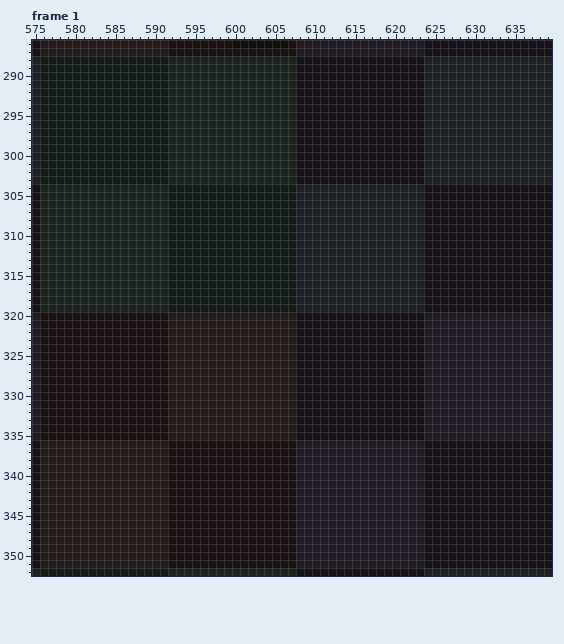
Pixel-art file -- assets/sprites/atlas/hpl.rework.ase. The first picture shows the starting point.
736x736 pixels, 9 frames. Colours within 5 levels of each other are drawn and written as one. Shown: frame 1: x 575..639, y 286..352. The commit also changed other frames or places, which this record leaves out.
After the commit:
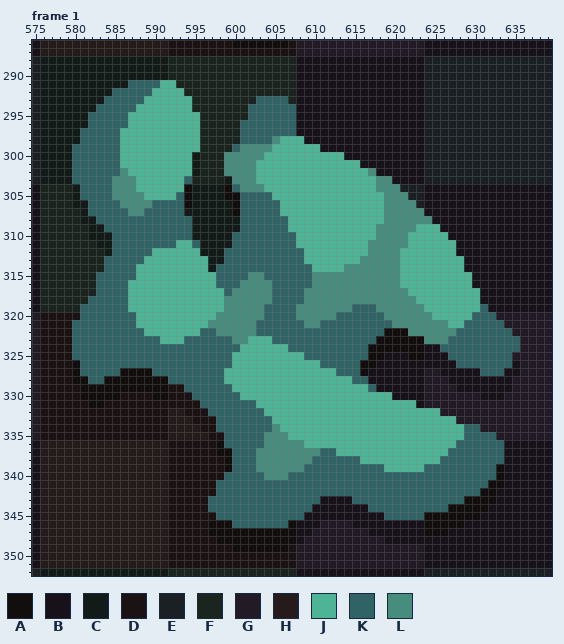
Palette (. is transparent): A #130e0e  B #171219  C #131b18  D #1b1313  E #1b2025  F #1b251f  G #221b25  H #251b1b  J #4db595  K #306365  L #468d7d
From old to new:
Changed rows in their new state; - is an unchanged pixel.
Frame 1, layer "cont":
first column x 580:
291 -------KKKKJJ-------------------------------------------
292 -----KKKKKJJJJ------------------------------------------
293 ----KKKKKJJJJJJ--------KKKK-----------------------------
294 ---KKKKKJJJJJJJ-------KKKKKK----------------------------
295 --KKKKKJJJJJJJJJ------KKKKKK----------------------------
296 --KKKKKJJJJJJJJJ-----KKKKKKK----------------------------
297 -KKKKKJJJJJJJJJJ-----KKKKKKK----------------------------
298 -KKKKKJJJJJJJJJJ-----KKKKLJJJ---------------------------
299 KKKKKKJJJJJJJJJJ----KLLLLJJJJJJ-------------------------
300 KKKKKKJJJJJJJJJC---LLLLLJJJJJJJJJJ----------------------
301 KKKKKKJJJJJJJJJC---LLLLJJJJJJJJJJJJJ--------------------
302 KKKKKKLJJJJJJJJC---LLLLJJJJJJJJJJJJJJL------------------
303 KKKKKLLLJJJJJJK----CLLLJJJJJJJJJJJJJJJLL----------------
304 CKKKKLLLJJJJJJA----AKLLLJJJJJJJJJJJJJJLLL---------------
305 CKKKKLLLLJJJJKA----AAKKKKJJJJJJJJJJJJJJLLL--------------
306 CCKKKKLLLLKKKKA-----AKKKKKJJJJJJJJJJJJJLLLL-------------
307 -CKKKKKLLKKKKK------AKKKKKJJJJJJJJJJJJJLLLLL------------
308 -CCKKKKKKKKKKKK------KKKKKKJJJJJJJJJJJJLLLLLL-----------
309 --CCKKKKKKKKKKK------KKKKKKJJJJJJJJJJJLLLLLJJJ----------
310 --CCCKKKKKKKKKK-----KKKKKKKKJJJJJJJJJJLLLLJJJJJ---------
311 ---CCKKKKKKKKJJK----KKKKKKKKJJJJJJJJJLLLLLJJJJJJ--------
312 ----CKKKKKJJJJJJ---KKKKKKKKKKJJJJJJJJLLLLJJJJJJJ--------
313 ----KKKKKJJJJJJJJ--KKKKKKKKKKJJJJJJJLLLLLJJJJJJJJ-------
314 ----KKKKJJJJJJJJJ-KKKKKKKKKKKKJJJJLLLLLLLJJJJJJJJ-------
315 ---KKKKKJJJJJJJJJJKKKKLLKKKKKKLLLLLLLLLLLJJJJJJJJJ------
316 ---KKKKJJJJJJJJJJJKKKLLLLKKKKKLLLLLLLLLLLJJJJJJJJJ------
317 ---KKKKJJJJJJJJJJJJKLLLLLKKKKLLLLLLLLLLLLLJJJJJJJJJ-----
318 --KKKKKJJJJJJJJJJJJLLLLLLKKKKLLLLLLLLLLLLLLJJJJJJJJ-----
319 -KKKKKKJJJJJJJJJJJJLLLLLKKKKLLLLLLLKKKLLLLLLJJJJJJJK----
320 -KKKKKKKJJJJJJJJJJLLLLLLKKKKLLLLLKKKKKKLLLLLLJJJJJKKK---
321 KKKKKKKKJJJJJJJJJLLLLLLKKKKKKLLKKKKKKKKKLLLLLLLJJKKKKK--
322 KKKKKKKKKJJJJJJJKKLLLLLKKKKKKKKKKKKKKKKAAALLLLLLKKKKKKK-
323 KKKKKKKKKKKJJJKKKKKKLLJJJKKKKKKKKKKKKKAAAAAALLLKKKKKKKKK
324 KKKKKKKKKKKKKKKKKKKKKJJJJJJKKKKKKKKKKAAAAAAABBKKKKKKKKKK
325 KKKKKKKKKKKKKKKKKKKKJJJJJJJJJKKKKKKKKAA---AABBBKKKKKKKK-
326 AKKKKKKKKKKKKKKKKKKKJJJJJJJJJJJKKKKKAA------BBBBKKKKKKKB
327 AKKKKKAAAAKKKKKKKKKJJJJJJJJJJJJJJKKKA---------BBBBBKKKBB
328 AAKKAAAAAAAAKKKKKKKJJJJJJJJJJJJJJJJKK----------BBBBBBBB-
329 -AAAAAAAAAAADDKKKKKKJJJJJJJJJJJJJJJJJK----------BBBBBBB-
330 -AAAAA----AADDDKKKKKKJJJJJJJJJJJJJJJJJJJ-----------BBB--
331 --AA--------DDDDKKKKKKKJJJJJJJJJJJJJJJJJJJJ-------------
332 --------------DDDKKKKKKKJJJJJJJJJJJJJJJJJJJJJJ----------
333 ---------------DDDKKKKKKKJJJJJJJJJJJJJJJJJJJJJJJ--------
334 ----------------DDKKKKKKKLJJJJJJJJJJJJJJJJJJJJJJJKK-----
335 -----------------DDKKKKKLLLJJJJJJJJJJJJJJJJJJJJJJKKKK---
336 ------------------AKKKKKLLLLLJJJJJJJJJJJJJJJJJJJKKKKKK--
337 ------------------AAKKKLLLLLLLLKKJJJJJJJJJJJJJJKKKKKKK--
338 -------------------AKKKLLLLLLLKKKKKKJJJJJJJJJJKKKKKKKK--
339 -------------------AKKKLLLLLLKKKKKKKKKKJJJJJKKKKKKKKKA--
340 -------------------KKKKKLLLKKKKKKKKKKKKKKKKKKKKKKKKKKA--
341 ------------------KKKKKKKKKKKKKKKKKKKKKKKKKKKKKKKKKKAA--
342 ------------------KKKKKKKKKKKKKKKKKKKKKKKKKKKKKKKKKAA---
343 -----------------KKKKKKKKKKKKKKBBBBKKKKKKKKKKKKKKAAAA---
344 -----------------KKKKKKKKKKKKKBBBBBBBKKKKKKKKKKAAAAA----
345 ------------------KKKKKKKKKKKBBBBBBBBBBKKKKKAAAAAAA-----
346 -----------------AAAKKKKKKKABBB----BBBBBBBBBAAAAA-------
347 -----------------AAAAAAAAAAABB-------BBBBBBBAAA---------
348 ------------------AAAAAAAAAAB----------BBBBB------------
349 --------------------AAAAAAA-----------------------------
Boxes around the changes in both pictures, in picture pixels (x1, y1, x2, y2):
changed: (72, 80, 520, 552)
